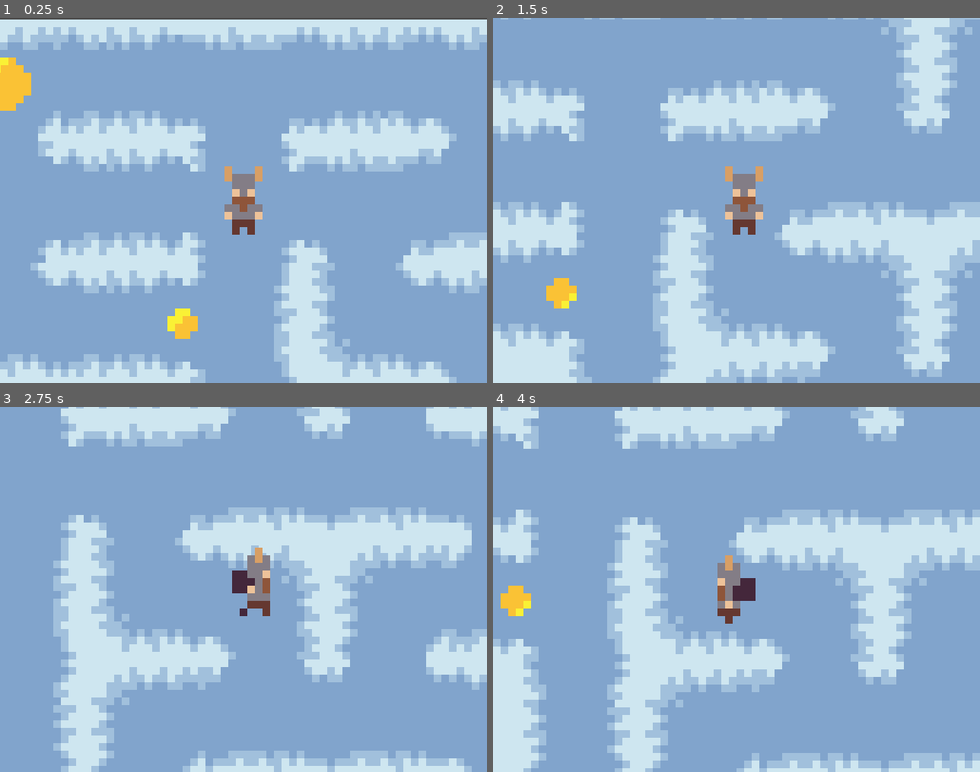
Above: before the commit, frames 1-4 (two rows, left to right).
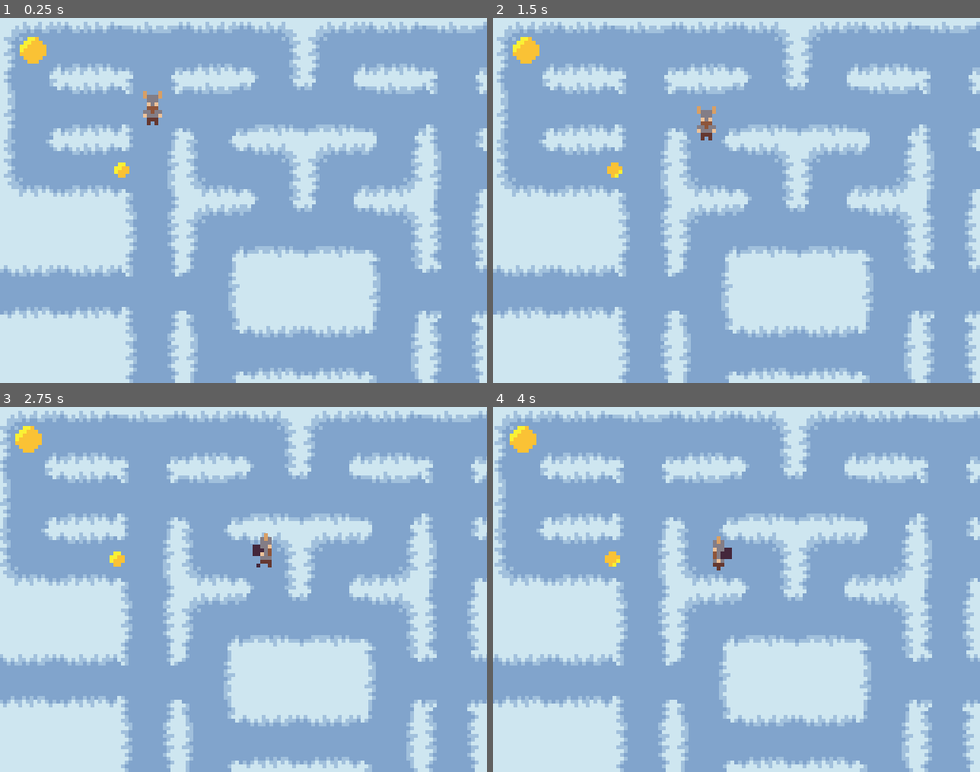
Above: after the commit, the same moments.

Repository: mattdibi/pac-viking
Game: Godot game, scene res://Main.tscn
Same seed, same stepped clock (60 frames per second), same inputs: the game is played once before the commit and once after it.
Inputs:
- Up to frame 1 (0.25 s): no input
- Up to frame 2 (1.5 s): hold Right (ui_right) 0.53-1.28 s; hold Down (ui_down) from 1.28 s (still down)
- Up to frame 3 (2.75 s): release Down (ui_down) at 2.03 s; hold Right (ui_right) from 2.03 s (still down)
- Up to frame 4 (4 s): release Right (ui_right) at 2.78 s; hold Up (ui_up) 2.78-3.53 s; hold Left (ui_left) from 3.53 s (still down)

The runs differ from the first frame. In frame 1, 50% of the frame differs, in the area x 0-100%, y 0-100%; in frame 2, 56%; in frame 3, 52%; in frame 4, 54%.

Commit message:
Added limits, zoom and smoothing to camera

Diff:
--- a/Player.tscn
+++ b/Player.tscn
@@ -93,3 +93,9 @@
 
 [node name="Camera2D" type="Camera2D" parent="."]
 current = true
+zoom = Vector2( 2, 2 )
+limit_left = 0
+limit_top = 0
+limit_right = 1600
+limit_bottom = 1600
+smoothing_enabled = true
